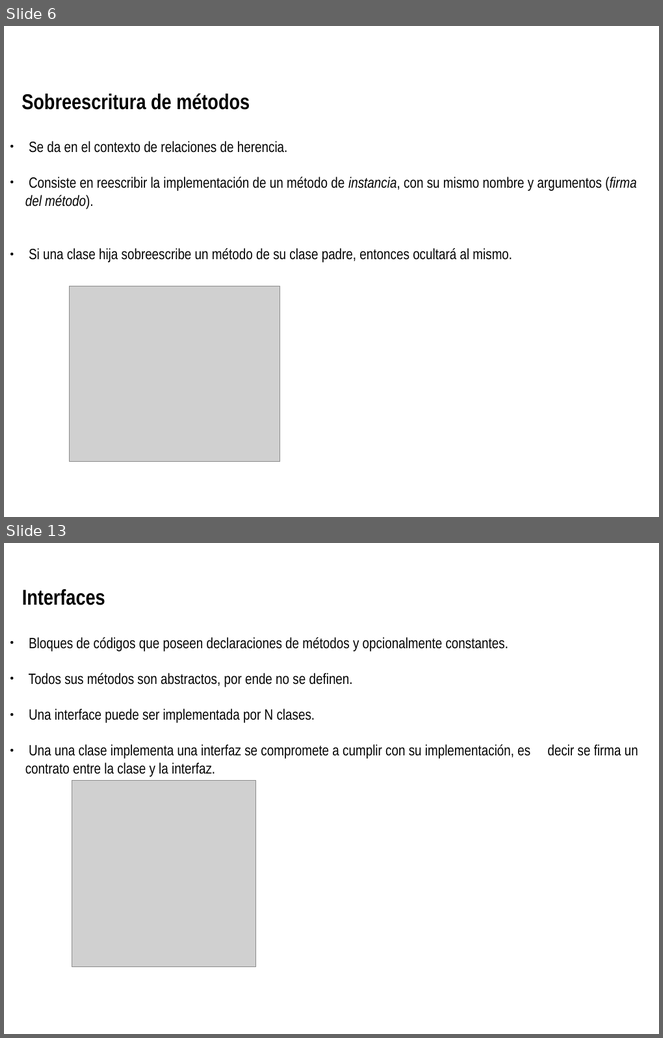
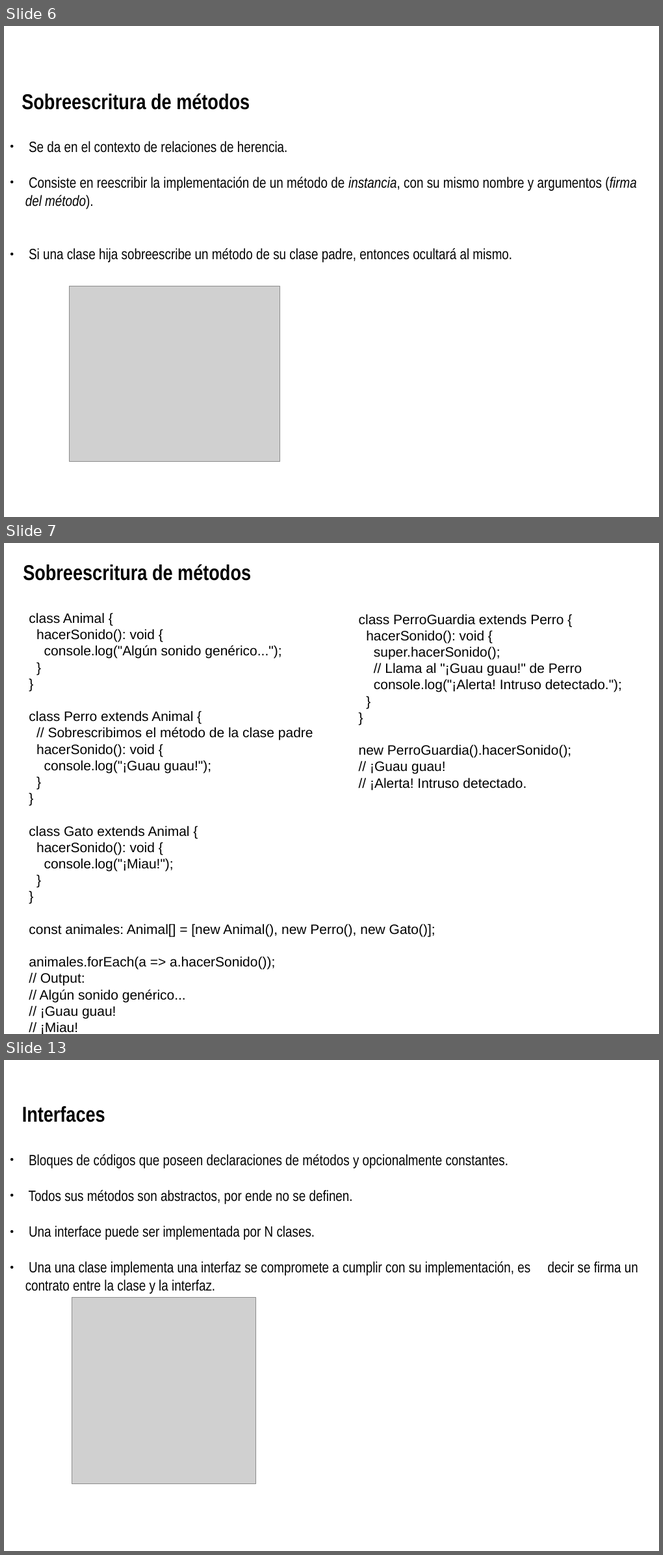
Before and after one commit to totis023/paradigmaUAP2025, a slide deck: objetos/poo_2.odp. Shown one above the other, each under a label of ours: slides 6 and 13 before the commit, slides 6, 7 and 13 after it; the slides between them are not shown. The pictures are 663x1038 and 663x1555 pixels, drawn with LibreOffice and Linux fonts; fonts in the diff are those of the drawing; grey boxes stand for pictures; background and template pictures are left out. Boxes give left, top, right and bottom in pixels: in the first picture for what was removed or moved away, otherwise in the second. Text is boxed around its words. In the diff, an @@ line names an element or a change of style, - is before the commit and + after.

Commit message:
clase 2

```diff
--- a/objetos/poo_2.odp
+++ b/objetos/poo_2.odp
@@ slide 7 added at bbox=[4, 543, 659, 1034], background picture (left out) @@
@@ text added at bbox=[23, 564, 251, 581], 23.6 pt, text #000000, bold @@
+Sobreescritura de métodos
@@ text added at bbox=[29, 613, 436, 1003], 15 pt, text #000000 @@
+class Animal {
+hacerSonido(): void {
+console.log("Algún sonido genérico...");
+}
+}
+class Perro extends Animal {
+// Sobrescribimos el método de la clase padre
+hacerSonido(): void {
+console.log("¡Guau guau!");
+}
+}
+class Gato extends Animal {
+hacerSonido(): void {
+console.log("¡Miau!");
+}
+}
+const animales: Animal[] = [new Animal(), new Perro(), new Gato()];
+animales.forEach(a => a.hacerSonido());
+// Output:
+// Algún sonido genérico...
+// ¡Guau guau!
+// ¡Miau!
@@ text added at bbox=[359, 614, 622, 791], 15 pt, text #000000 @@
+class PerroGuardia extends Perro {
+hacerSonido(): void {
+super.hacerSonido();
+// Llama al "¡Guau guau!" de Perro
+console.log("¡Alerta! Intruso detectado.");
+}
+}
+new PerroGuardia().hacerSonido();
+// ¡Guau guau!
+// ¡Alerta! Intruso detectado.
```
Also in this commit, not shown: 3 slides changed, 1 other slide added, 4 slides removed, 4 other files.
